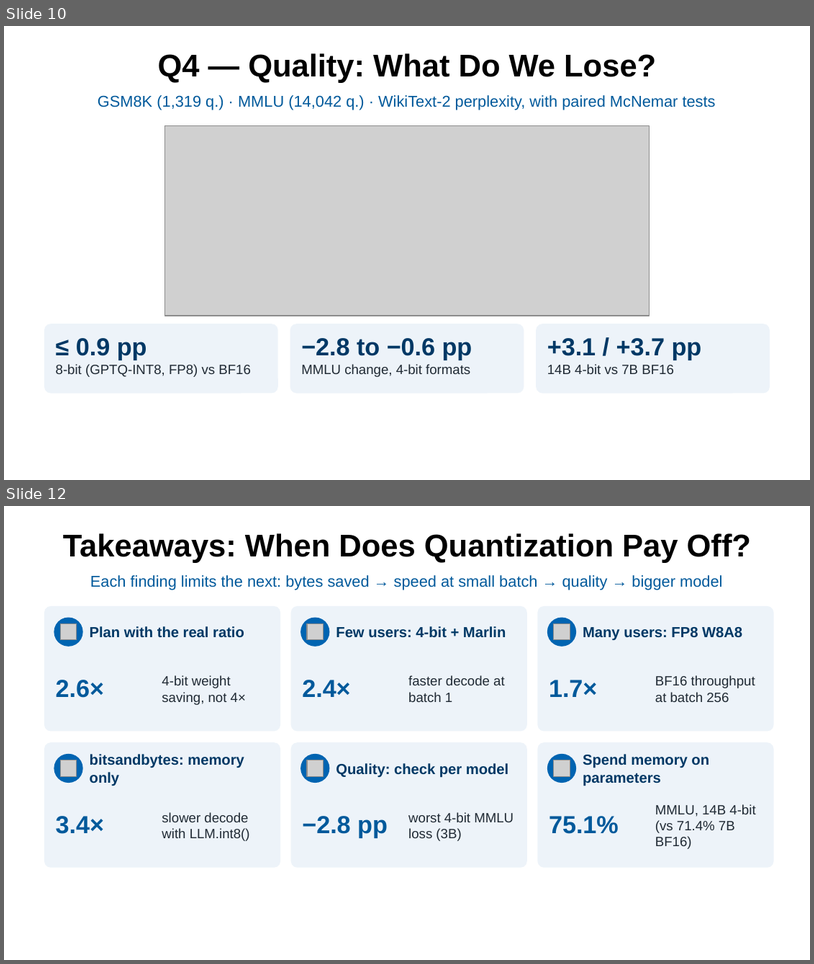
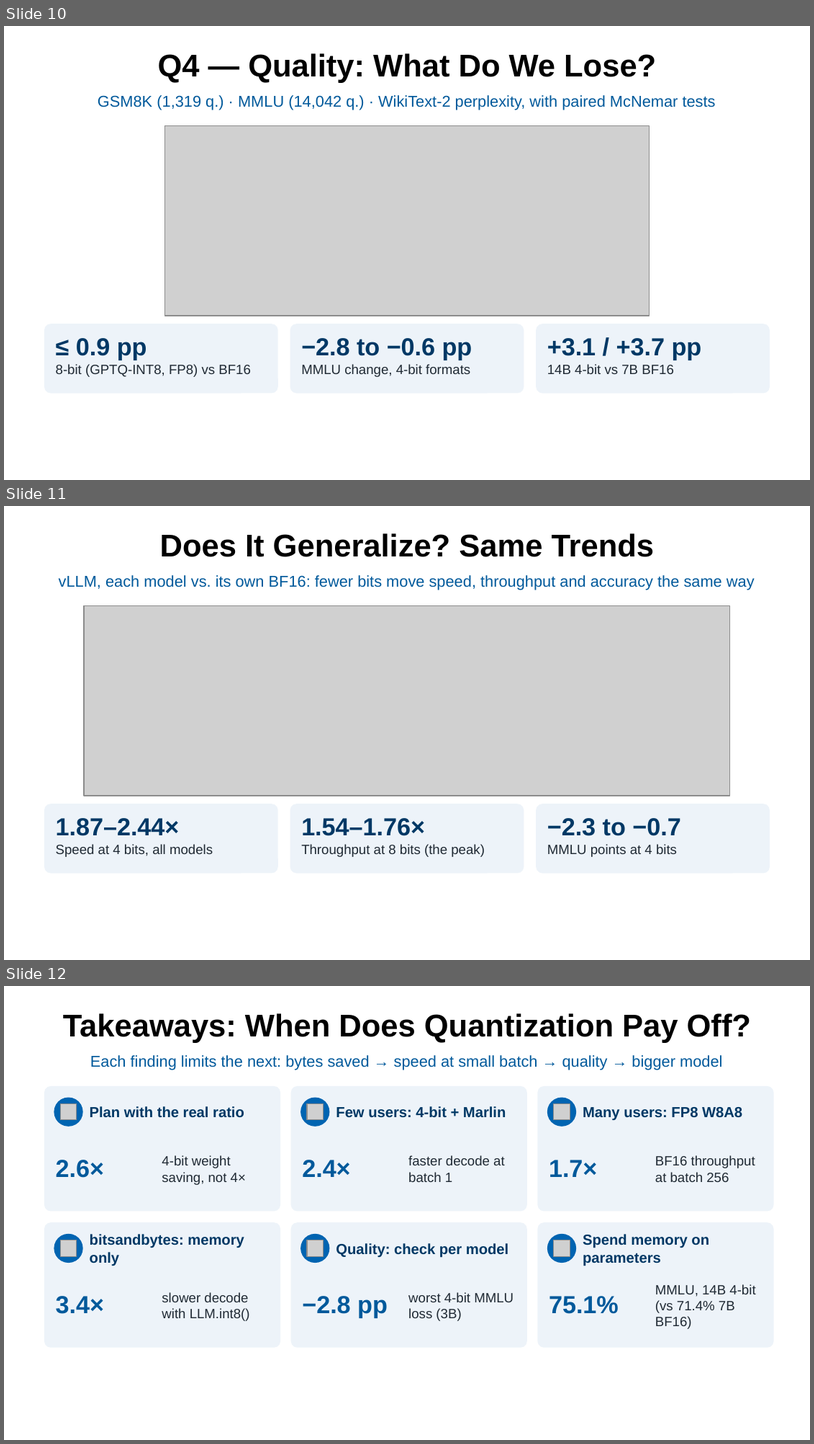
Before and after one commit to zz9tf/6359-SYS-ARCHITECT-course-work, a slide deck: final_project/slides/final_presentation.pptx. Shown one above the other, each under a label of ours: slides 10 and 12 before the commit, slides 10, 11 and 12 after it; the slides between them are not shown. The pictures are 814x964 and 814x1444 pixels, drawn with LibreOffice and Linux fonts; fonts in the diff are those of the drawing; grey boxes stand for pictures; background and template pictures are left out. Boxes give left, top, right and bottom in pixels: in the first picture for what was removed or moved away, otherwise in the second. Text is boxed around its words. In the diff, an @@ line names an element or a change of style, - is before the commit and + after.

Commit message:
Generalization: same bit-width trends on every model, controlled per model
Slide now compares 16-, 8- and 4-bit weights on vLLM, each model against
its own BF16 (Qwen2.5-3B, Qwen2.5-7B, Qwen3-8B): speed, throughput and
MMLU follow the same shape on all three. Removed explanations that
compared layer counts across models; the NF4 change on Qwen3-8B is now
described within the model (weight reading saved vs. other time added).

```diff
--- a/final_project/slides/final_presentation.pptx
+++ b/final_project/slides/final_presentation.pptx
@@ slide 11 added at box(4, 506, 810, 960), background picture (left out) @@
@@ title added at box(160, 533, 655, 557), 28 pt, text #000000, bold @@
+Does It Generalize? Same Trends
@@ text added at box(59, 575, 755, 590), 14 pt, text #00599B @@
+vLLM, each model vs. its own BF16: fewer bits move speed, throughput and accuracy the same way
@@ picture added at box(84, 606, 730, 795) @@
@@ rounded rectangle added at box(44, 803, 278, 873), fill #EDF3F9 @@
@@ rounded rectangle added at box(291, 803, 524, 873), fill #EDF3F9 @@
@@ rounded rectangle added at box(536, 803, 770, 873), fill #EDF3F9 @@
@@ text added at box(56, 818, 180, 836), 22 pt, text #003865, bold @@
+1.87–2.44×
@@ text added at box(301, 818, 425, 836), 22 pt, text #003865, bold @@
+1.54–1.76×
@@ text added at box(548, 818, 681, 836), 22 pt, text #003865, bold @@
+−2.3 to −0.7
@@ text added at box(56, 844, 213, 857), 12 pt, text #1F2933 @@
+Speed at 4 bits, all models
@@ text added at box(301, 844, 485, 857), 12 pt, text #1F2933 @@
+Throughput at 8 bits (the peak)
@@ text added at box(548, 844, 677, 857), 12 pt, text #1F2933 @@
+MMLU points at 4 bits
```
Also in this commit, not shown: 1 slide removed, 16 other files.
